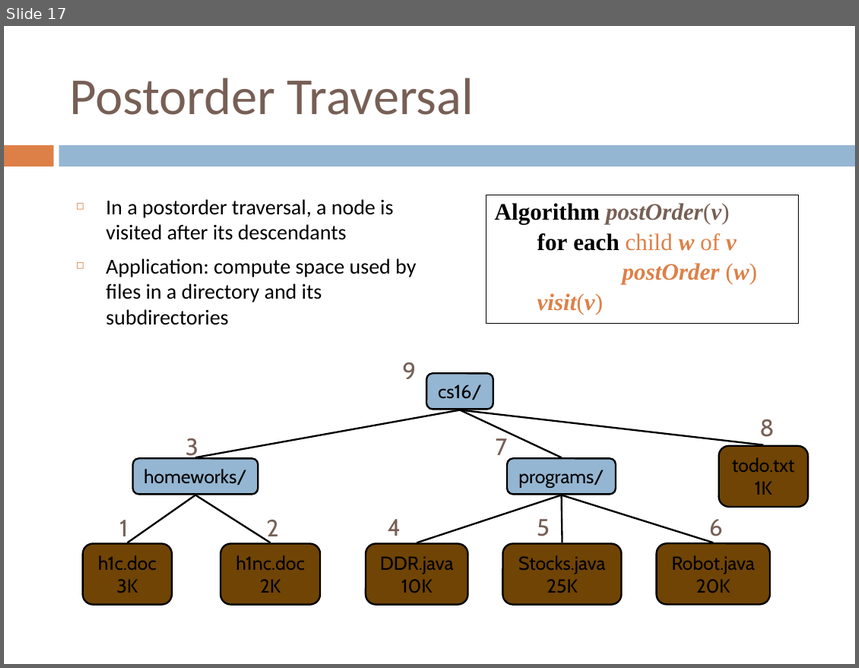
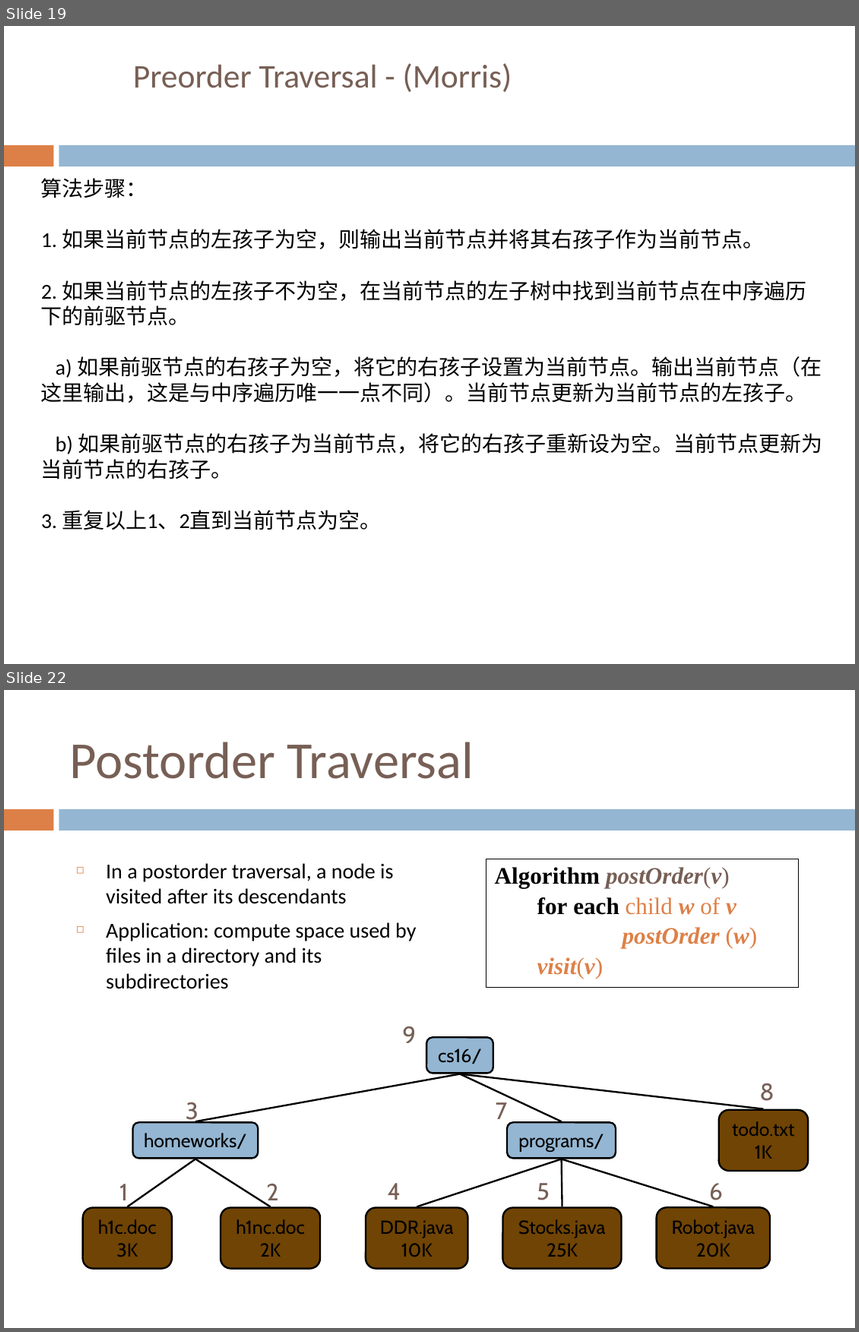
Before and after one commit to sundyCoder/CSK, a slide deck: 3@CSDS/PPT/4@tree.pptx. Shown one above the other, each under a label of ours: slide 17 before the commit, slides 19 and 22 after it; the slides between them are not shown. The pictures are 859x668 and 859x1332 pixels, drawn with LibreOffice and Linux fonts; fonts in the diff are those of the drawing. Boxes give left, top, right and bottom in pixels: in the first picture for what was removed or moved away, otherwise in the second. Text is boxed around its words. In the diff, an @@ line names an element or a change of style, - is before the commit and + after.

```diff
--- a/3@CSDS/PPT/4@tree.pptx
+++ b/3@CSDS/PPT/4@tree.pptx
@@ slide 19 added at (4, 26, 855, 664), background #FFFFFF; not listed: 2 template elements that a slide beside it also shows @@
@@ title added at (133, 63, 512, 92), 28 pt, text #775F55 @@
+Preorder Traversal - (Morris)
@@ text added at (41, 178, 823, 531), 18 pt, text #000000 @@
+算法步骤：
+1. 如果当前节点的左孩子为空，则输出当前节点并将其右孩子作为当前节点。
+2. 如果当前节点的左孩子不为空，在当前节点的左子树中找到当前节点在中序遍历下的前驱节点。
+a) 如果前驱节点的右孩子为空，将它的右孩子设置为当前节点。输出当前节点（在这里输出，这是与中序遍历唯一一点不同）。当前节点更新为当前节点的左孩子。
+b) 如果前驱节点的右孩子为当前节点，将它的右孩子重新设为空。当前节点更新为当前节点的右孩子。
+3. 重复以上1、2直到当前节点为空。
@@ what was slide 17 is now slide 22 @@
```
Also in this commit, not shown: 1 slide changed, 5 other slides added, 40 other files.
